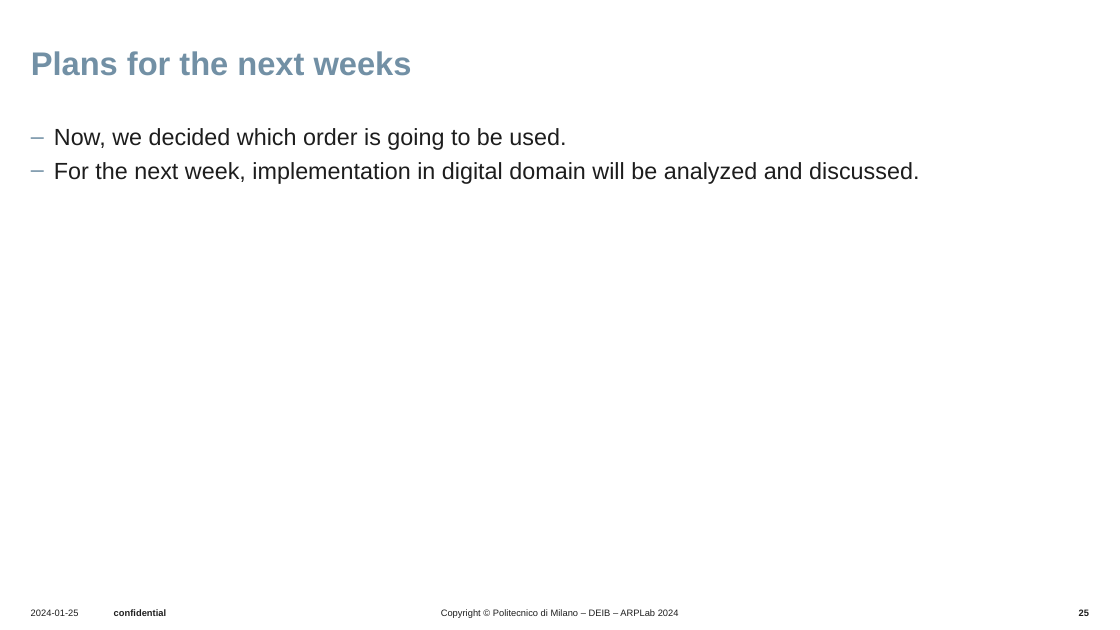
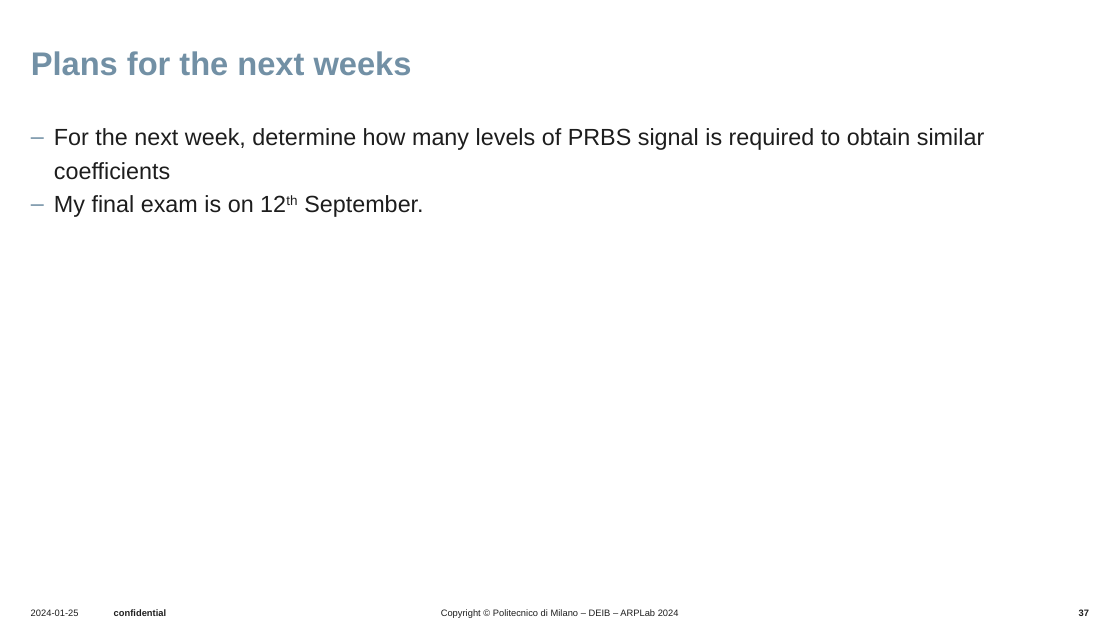
Before and after one commit to UseProxy305/thesisWork, a slide deck: slide 37 of Presentations/presentation5_4_sep/20250904_bi.pptx (slide 25 before the commit). Drawn at 1120x630 pixels with LibreOffice and Linux fonts; fonts in the diff are those of the drawing; background and template pictures are left out. Boxes give left, top, right and bottom in pixels: in the first picture for what was removed or moved away, otherwise in the second. Text is boxed around its words. In the diff, an @@ line names an element or a change of style, - is before the commit and + after.

Commit message:
Presentation for 5th week is added

```diff
--- a/Presentations/presentation5_4_sep/20250904_bi.pptx
+++ b/Presentations/presentation5_4_sep/20250904_bi.pptx
@@ text at [54,128,984,217]: text changed @@
-‒ Now, we decided which order is going to be used.
-‒ For the next week, implementation in digital domain will be analyzed and discussed.
+‒ For the next week, determine how many levels of PRBS signal is required to obtain similar coefficients
+‒ My final exam is on 12th September.
@@ page number at [1079,609,1089,616]: text changed @@
-25
+37
```
Also in this commit, not shown: 2 other slides changed, 12 slides added, 9 other files.
